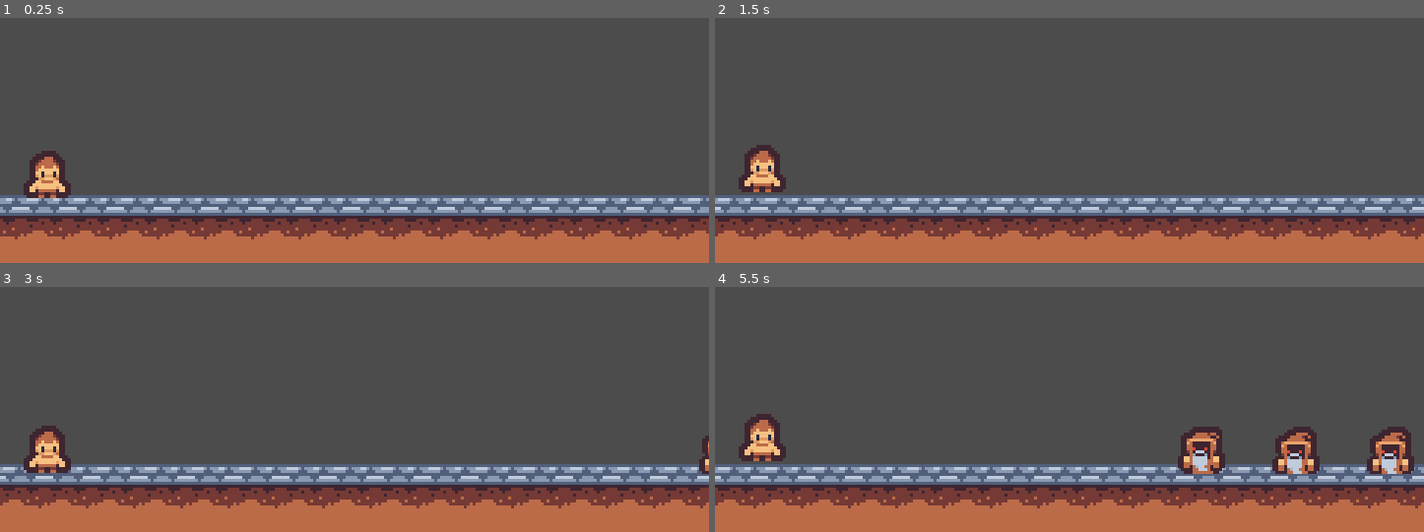
Above: before the commit, frames 1-4 (two rows, left to right).
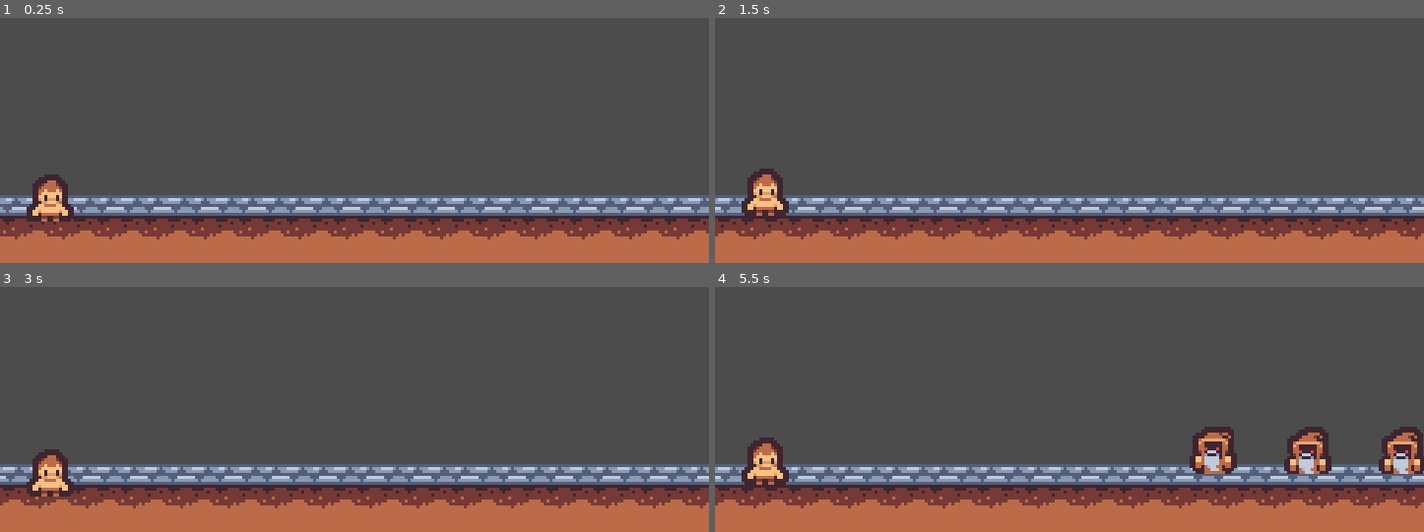
Above: after the commit, the same moments.

Repository: antronomo/RunningHalls
Game: Godot game, scene res://Level/Level_0.tscn
Two runs of this game, one before a commit and one after it. Both use one fixed random seed, a clock stepped at 60 frames per second and the inputs below. The project has no main scene, so this scene is started directly.
Inputs:
- Up to frame 1 (0.25 s): no input
- Up to frame 2 (1.5 s): no input
- Up to frame 3 (3 s): no input
- Up to frame 4 (5.5 s): no input

The runs differ from the first frame. In frame 1, 1.4% of the frame differs, in the area x 3-11%, y 54-84%; in frame 2, 1.5%; in frame 3, 1.6%; in frame 4, 4.9%, in the area x 3-100%, y 51-81%.

Commit message:
CAMBIOS: pero no es estable. ·Quiero cambiar la manera en la que funciona ciertos nodos, estoy creando componentes de práctica para reutilizar el código cuantas veces sea necesario sin duplicar lo que ya está escrito. ·Se ha añadido los creditos ·Export para android eliminado,  muy pronto para sacar eso, no?

Diff:
--- /dev/null
+++ b/Components/HealthComponent.tscn
@@ -0,0 +1,6 @@
+[gd_scene load_steps=2 format=2]
+
+[ext_resource path="res://Scripts/HealthComponent.gd" type="Script" id=1]
+
+[node name="HealthComponentComponent" type="Node2D"]
+script = ExtResource( 1 )
--- /dev/null
+++ b/Components/HitBoxComponent.tscn
@@ -0,0 +1,8 @@
+[gd_scene load_steps=2 format=2]
+
+[ext_resource path="res://Scripts/HitBoxComponent.gd" type="Script" id=1]
+
+[node name="HitBoxComponent" type="Area2D"]
+collision_layer = 0
+collision_mask = 0
+script = ExtResource( 1 )
--- /dev/null
+++ b/Components/HurtBoxComponent.tscn
@@ -0,0 +1,8 @@
+[gd_scene load_steps=2 format=2]
+
+[ext_resource path="res://Scripts/HurtBoxComponent.gd" type="Script" id=1]
+
+[node name="HurtBoxComponent" type="Area2D"]
+collision_layer = 0
+collision_mask = 0
+script = ExtResource( 1 )
--- a/Enemyes/DarkWizard.tscn
+++ b/Enemyes/DarkWizard.tscn
@@ -1,11 +1,13 @@
-[gd_scene load_steps=6 format=2]
+[gd_scene load_steps=10 format=2]
 
-[ext_resource path="res://Resources/DarkWizard.tres" type="Resource" id=1]
+[ext_resource path="res://Assets/img/DarkWizard.png" type="Texture" id=1]
 [ext_resource path="res://Scripts/DarkWizard.gd" type="Script" id=2]
+[ext_resource path="res://Components/HealthComponent.tscn" type="PackedScene" id=3]
+[ext_resource path="res://Components/HitBoxComponent.tscn" type="PackedScene" id=4]
+[ext_resource path="res://Components/HurtBoxComponent.tscn" type="PackedScene" id=5]
 
-[sub_resource type="CapsuleShape2D" id=1]
-radius = 8.0
-height = 0.0
+[sub_resource type="CircleShape2D" id=4]
+radius = 6.0
 
 [sub_resource type="Animation" id=2]
 resource_name = "Idle"
@@ -39,20 +41,46 @@
 "values": [ 1 ]
 }
 
-[node name="DarkWithard" type="RigidBody2D" groups=["enemy"]]
+[sub_resource type="RectangleShape2D" id=5]
+extents = Vector2( 4, 8 )
+
+[node name="Darkwizard" type="RigidBody2D"]
 collision_layer = 4
-collision_mask = 3
 script = ExtResource( 2 )
-stats = ExtResource( 1 )
+my_name = "Darkwizard"
+heal_points = 100
+attack = 10
+deffense = 1
+critical_cahnce = 15
+critical_damage = 10
 
 [node name="Sprite" type="Sprite" parent="."]
+position = Vector2( 0, -8 )
+texture = ExtResource( 1 )
 hframes = 2
 frame = 1
 
 [node name="CollisionShape2D" type="CollisionShape2D" parent="."]
-shape = SubResource( 1 )
+position = Vector2( 0, -6 )
+shape = SubResource( 4 )
 
 [node name="AnimationPlayer" type="AnimationPlayer" parent="."]
 autoplay = "Idle"
 anims/Idle = SubResource( 2 )
 anims/RESET = SubResource( 3 )
+
+[node name="HealthComponentComponent" parent="." instance=ExtResource( 3 )]
+
+[node name="HurtBoxComponent" parent="." instance=ExtResource( 5 )]
+collision_layer = 4
+
+[node name="CollisionShape2D" type="CollisionShape2D" parent="HurtBoxComponent"]
+position = Vector2( -4, -8 )
+shape = SubResource( 5 )
+
+[node name="HitBoxComponent" parent="." instance=ExtResource( 4 )]
+collision_mask = 2
+
+[node name="CollisionShape2D" type="CollisionShape2D" parent="HitBoxComponent"]
+position = Vector2( -4, -8 )
+shape = SubResource( 5 )
--- a/Enemyes/Enemy.tscn
+++ b/Enemyes/Enemy.tscn
@@ -1,29 +1,17 @@
-[gd_scene load_steps=5 format=2]
+[gd_scene load_steps=3 format=2]
 
 [ext_resource path="res://Scripts/Enemy.gd" type="Script" id=1]
-[ext_resource path="res://Resources/DefaultStats.tres" type="Resource" id=2]
 
 [sub_resource type="CapsuleShape2D" id=1]
 radius = 8.0
 height = 0.0
 
-[sub_resource type="CircleShape2D" id=2]
-radius = 8.0
-
-[node name="Enemy" type="RigidBody2D" groups=["enemy"]]
+[node name="Enemy" type="RigidBody2D"]
 collision_layer = 4
 collision_mask = 3
 script = ExtResource( 1 )
-stats = ExtResource( 2 )
 
 [node name="CollisionShape2D" type="CollisionShape2D" parent="."]
 shape = SubResource( 1 )
 
 [node name="Sprite" type="Sprite" parent="."]
-
-[node name="HitBox" type="Area2D" parent="."]
-
-[node name="CollisionShape2D" type="CollisionShape2D" parent="HitBox"]
-shape = SubResource( 2 )
-
-[connection signal="area_entered" from="HitBox" to="." method="_on_HitBox_area_entered"]
--- a/Level/Level_0.tscn
+++ b/Level/Level_0.tscn
@@ -21,7 +21,7 @@
 texture = ExtResource( 2 )
 
 [node name="Player" parent="." instance=ExtResource( 4 )]
-position = Vector2( 16, 107 )
+position = Vector2( 17, 115 )
 
 [node name="DownGround" type="Sprite" parent="."]
 position = Vector2( 160, 136 )
--- a/Player/Player.tscn
+++ b/Player/Player.tscn
@@ -1,7 +1,10 @@
-[gd_scene load_steps=6 format=2]
+[gd_scene load_steps=10 format=2]
 
 [ext_resource path="res://Scripts/Player.gd" type="Script" id=1]
-[ext_resource path="res://Resources/PlayerStats.tres" type="Resource" id=2]
+[ext_resource path="res://Components/HealthComponent.tscn" type="PackedScene" id=2]
+[ext_resource path="res://Components/HitBoxComponent.tscn" type="PackedScene" id=3]
+[ext_resource path="res://Assets/img/Player.png" type="Texture" id=4]
+[ext_resource path="res://Components/HurtBoxComponent.tscn" type="PackedScene" id=5]
 
 [sub_resource type="Animation" id=1]
 length = 0.001
@@ -35,14 +38,17 @@
 }
 
 [sub_resource type="RectangleShape2D" id=3]
-extents = Vector2( 5, 16 )
+extents = Vector2( 4, 16 )
+
+[sub_resource type="RectangleShape2D" id=4]
+extents = Vector2( 4, 16 )
 
 [node name="Player" type="Node2D" groups=["player"]]
 script = ExtResource( 1 )
-stats = ExtResource( 2 )
 
 [node name="Sprite" type="Sprite" parent="."]
 position = Vector2( 0, -8 )
+texture = ExtResource( 4 )
 hframes = 5
 
 [node name="AnimationPlayer" type="AnimationPlayer" parent="."]
@@ -50,12 +56,18 @@
 anims/RESET = SubResource( 1 )
 anims/Walking = SubResource( 2 )
 
-[node name="AttackBox" type="Area2D" parent="." groups=["player"]]
-collision_layer = 2
+[node name="HealthComponent" parent="." instance=ExtResource( 2 )]
+
+[node name="HitBoxComponent" parent="." instance=ExtResource( 3 )]
 collision_mask = 12
 
-[node name="CollisionShape2D" type="CollisionShape2D" parent="AttackBox"]
-position = Vector2( 8, -8 )
+[node name="CollisionShape2D" type="CollisionShape2D" parent="HitBoxComponent"]
+position = Vector2( 12, -16 )
 shape = SubResource( 3 )
 
-[connection signal="body_entered" from="AttackBox" to="." method="_on_AttackBox_body_entered"]
+[node name="HurtBoxComponent" parent="." instance=ExtResource( 5 )]
+collision_layer = 2
+
+[node name="CollisionShape2D" type="CollisionShape2D" parent="HurtBoxComponent"]
+position = Vector2( 12, -16 )
+shape = SubResource( 4 )
--- a/Scripts/Enemy.gd
+++ b/Scripts/Enemy.gd
@@ -1,20 +1,16 @@
 extends RigidBody2D
 class_name Enemy
 
-export var stats : Resource
-
 onready var sprit : Sprite = $Sprite
 
-#Cargando estats
-onready var my_name : String = stats.name
-onready var heal_points : float = stats.hp setget set_hp, get_hp
-onready var attack : int = stats.atk
-onready var deffense : int = stats.deff
-onready var critical_cahnce : int = stats.crit_chance
-onready var critical_damage : int = stats.crit_dmg
+export var my_name : String
+export var heal_points : int = 0 setget set_hp, get_hp
+export var attack : int
+export var deffense : int
+export var critical_cahnce : int
+export var critical_damage : int
 
 func _ready() -> void :
-	sprit.texture = stats.sprite_texture
 	set_mode(2)
 
 func _on_HitBox_area_entered(area:Area2D) -> void:
@@ -39,7 +35,7 @@
 	# return (diff * dmg) / 100
 	return dmg
 
-func set_hp(changer : float) -> void: #Recuerda, valores negativos para 'dañar' y positivos para 'curar'
+func set_hp(changer : int) -> void: #Recuerda, valores negativos para 'dañar' y positivos para 'curar'
 	heal_points += changer
 
 	if heal_points <= 0:
@@ -47,7 +43,7 @@
 	else:
 		print(my_name + ' current hp: ' + str(heal_points))
 
-func get_hp() -> float:
+func get_hp() -> int:
 	return heal_points
 
 func die() -> void :
--- /dev/null
+++ b/Scripts/HealthComponent.gd
@@ -0,0 +1,30 @@
+extends Node2D
+class_name HealthComponent
+#Tiene la estadísitca de vida
+
+signal NoHP
+
+export var max_life : int
+
+var life : int = 0 setget set_hp, get_hp
+
+func _ready() -> void:
+	life = max_life
+
+func set_hp(new_hp : int) -> void:
+
+	life += new_hp
+
+	life = clamp(life, 0, max_life)
+
+	if life <= 0:
+		emit_signal("NoHP")
+
+func get_hp() -> int:
+	return life
+
+#Para cuando vaya a recibir daño
+func get_hurt(): pass
+
+#Para cuando se vaya a curar, este igual sobra, ya veremos
+func get_healed(): pass
--- /dev/null
+++ b/Scripts/HitBoxComponent.gd
@@ -0,0 +1,17 @@
+extends Area2D
+class_name HitBoxComponent
+#Tiene la estadísitca de ataque
+
+export var attack : int
+export var critical_cahnce : int
+export var critical_damage : int
+
+func hit() -> float:
+	var dmg : float = (attack * (randi() % 50 + 75)) / 100
+
+	if randi()%101 <= critical_cahnce:
+		dmg += (dmg * critical_damage) / 100
+		print('Critical')
+	# var diff : float = (dmg * 100) / objective
+	# return (diff * dmg) / 100
+	return dmg
--- /dev/null
+++ b/Scripts/HurtBoxComponent.gd
@@ -0,0 +1,16 @@
+extends Area2D
+class_name HurtBoxComponent
+#Tiene la estadísitca de defensa
+
+var health_component : HealthComponent
+
+export var deffense : int
+
+func _ready():
+	health_component = get_node("../HealthComponent")
+
+
+func get_hurt(entring_dmg : float) -> float:
+	var diff : float =  (entring_dmg * 100) / deffense
+
+	return (((diff * entring_dmg) / 100) * -1)
--- a/Scripts/Player.gd
+++ b/Scripts/Player.gd
@@ -3,21 +3,20 @@
 onready var sprit : Sprite = $Sprite
 
 #Cargando estats, talvez así sea más fácil retocarlos a futuro
-onready var heal_points : float = stats.hp setget set_hp, get_hp
-onready var attack : int = stats.atk
-onready var deffense : int = stats.deff
-onready var critical_cahnce : int = stats.crit_chance
-onready var critical_damage : int = stats.crit_dmg
+export var heal_points : float = 0 setget set_hp, get_hp
+export var attack : int
+export var deffense : int
+export var critical_cahnce : int
+export var critical_damage : int
 
-export var stats : Resource
 export var luck : int = 0
 
 func _ready() -> void :
-	sprit.texture = stats.sprite_texture
+	pass
 
 func _on_AttackBox_body_entered(body : Node) -> void:
 	if body.is_in_group('enemy'):
-		#Intento de hacer que los enemigos reciban 'nockback', ¿Debería poner esto en enemy?
+		#Intento de hacer que los enemigos reciban 'knockback', debe estar en la HurtBox
 		body.apply_central_impulse(Vector2(100, ((randi()%125 + 25) * -1)))  #(randi()%25 + 125) * -1)
 		body.get_hurt(hit())
 
@@ -48,3 +47,24 @@
 	return heal_points
 
 func die() -> void : pass
+
+
+"""
+IDEAS:
+	·Por ahora, las colisiones parece no tener sentido, es porque la 'HitBox' actual es una prueba, a futuro será el arma que porte el jugador.
+	·El knockback que da el jugador hacia los enemigos, será por la 'HurtBox' de esta manera, si el enemigo muere, podemos
+	desactivar sus colisiones para que haga la animacion de morir mientras lo dejamos atrás
+
+
+
+
+Intento de Fibonacci proque sí
+X=0, y=1
+while true:
+	print(x)
+	x += y
+	print(y)
+	y +=x
+
+0,1,1,2,3,5,8,13
+"""
--- a/project.godot
+++ b/project.godot
@@ -20,6 +20,21 @@
 "path": "res://Scripts/Enemy.gd"
 }, {
 "base": "Node2D",
+"class": "HealthComponent",
+"language": "GDScript",
+"path": "res://Scripts/HealthComponent.gd"
+}, {
+"base": "Area2D",
+"class": "HitBoxComponent",
+"language": "GDScript",
+"path": "res://Scripts/HitBoxComponent.gd"
+}, {
+"base": "Area2D",
+"class": "HurtBoxComponent",
+"language": "GDScript",
+"path": "res://Scripts/HurtBoxComponent.gd"
+}, {
+"base": "Node2D",
 "class": "Level",
 "language": "GDScript",
 "path": "res://Scripts/Level_0.gd"
@@ -27,6 +42,9 @@
 _global_script_class_icons={
 "DefaultStats": "",
 "Enemy": "",
+"HealthComponent": "",
+"HitBoxComponent": "",
+"HurtBoxComponent": "",
 "Level": ""
 }
 
Not shown, added: Credits.txt
Not shown, removed: export_presets.cfg
